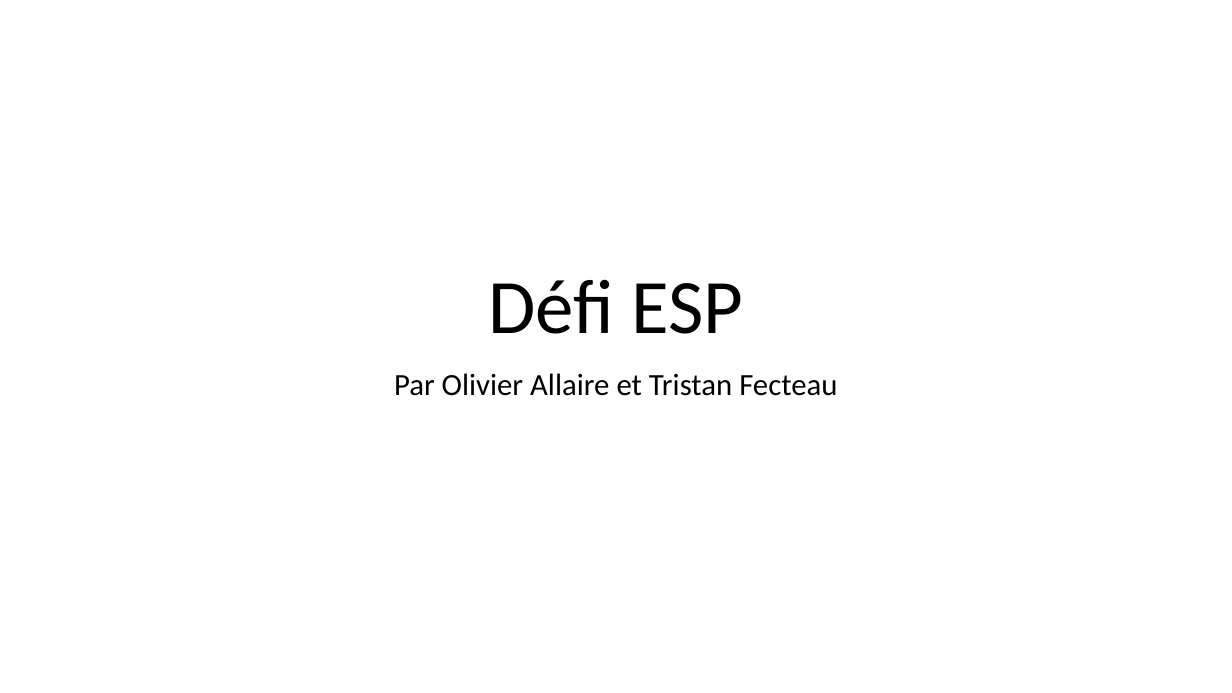
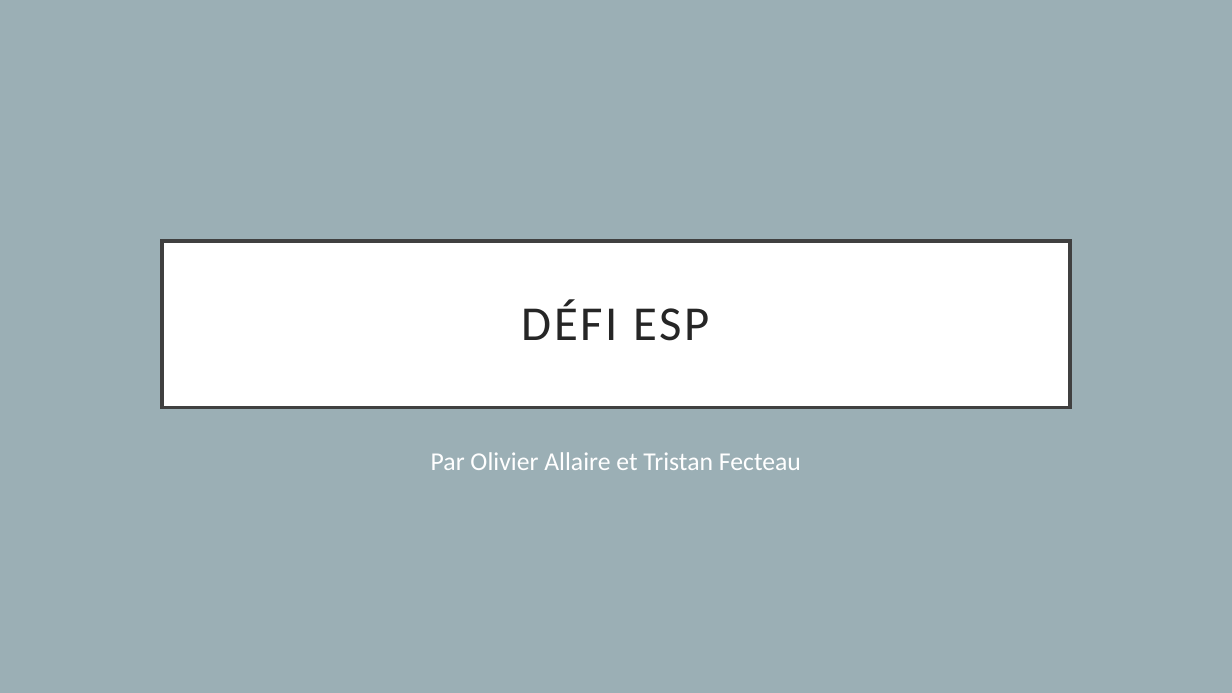
Before and after one commit to 1732956/ESP, a slide deck: slide 1 of Presentations/Défi ESP.pptx. Drawn at 1232x693 pixels with LibreOffice and Linux fonts; fonts in the diff are those of the drawing. Boxes give left, top, right and bottom in pixels: in the first picture for what was removed or moved away, otherwise in the second. Text is boxed around its words. In the diff, an @@ line names an element or a change of style, - is before the commit and + after.

```diff
--- a/Presentations/Défi ESP.pptx
+++ b/Presentations/Défi ESP.pptx
@@ background #FFFFFF to #9BAFB5 @@
@@ title "DÉFI ESP": place and size @@
-title "DÉFI ESP" at (488,279,744,334)
+title "DÉFI ESP" at (162,241,1070,408)
@@ title "DÉFI ESP" at (162,241,1070,408): vertical alignment bottom to middle; fill none to #FFFFFF; outline none to #404040 3 pt @@
@@ title at (522,300,710,341): text changed; size 60 to 38 pt; text colour #000000 to #262626 @@
-Défi ESP
+DÉFI ESP
@@ subtitle "Par Olivier Allaire et Tristan ...": place and size @@
-subtitle "Par Olivier Allaire et Tristan ..." at (394,373,837,396)
+subtitle "Par Olivier Allaire et Tristan ..." at (431,452,801,470)
@@ subtitle "Par Olivier Allaire et Tristan ..." at (431,452,801,470): size 24 to 20 pt, text colour #000000 to #FFFFFF; line spacing 0.9 to 1 @@
```
Also in this commit, not shown: 7 other slides changed, 1 other file.
